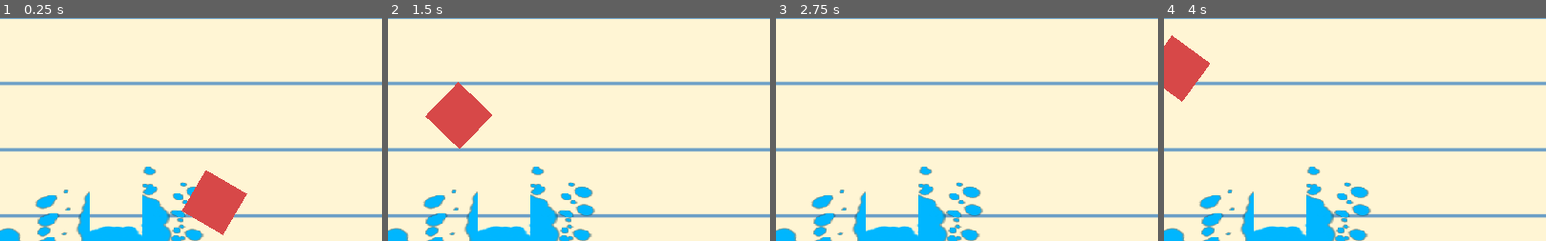
Above: before the commit, frames 1-4 (left to right).
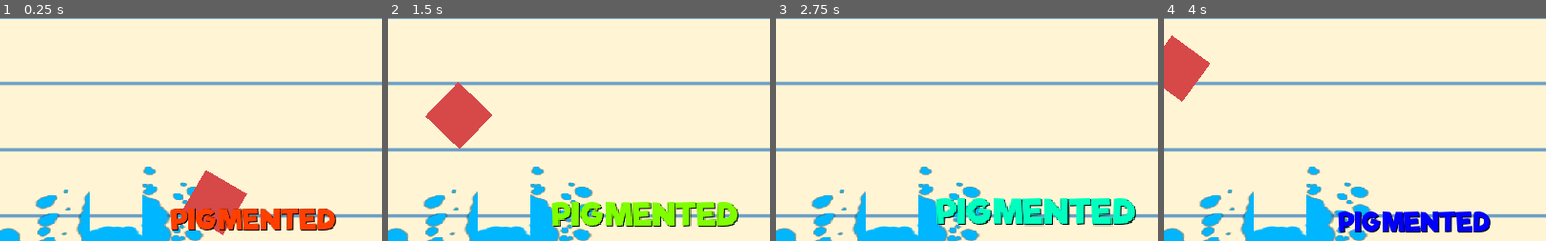
Above: after the commit, the same moments.

Repository: kevinlights/chromatic-fever
Game: Godot game, scene res://Game.tscn
Same seed, same stepped clock (60 frames per second), same inputs: the game is played once before the commit and once after it.
Inputs (mouse positions are % of the whole screen's width and height, from its top left):
- Up to frame 1 (0.25 s): no input
- Up to frame 2 (1.5 s): move the mouse to (72, 45) at 0.52 s; hold Right (ui_right) 0.53-1.28 s; move the mouse to (30, 55) at 1.27 s; hold Down (ui_down) from 1.28 s (still down)
- Up to frame 3 (2.75 s): move the mouse to (60, 28) at 2.02 s; release Down (ui_down) at 2.03 s; hold Right (ui_right) from 2.03 s (still down)
- Up to frame 4 (4 s): move the mouse to (45, 70) at 2.77 s; release Right (ui_right) at 2.78 s; hold Up (ui_up) 2.78-3.53 s; move the mouse to (80, 65) at 3.52 s; hold Left (ui_left) from 3.53 s (still down)
The pictures show only the part of the screen within x 17-67%, y 4-54%; the shares and areas given below are measured in that part.

The runs differ from the first frame. In frame 1, 3.6% of the frame differs, in the area x 44-88%, y 85-96%; in frame 2, 4.6%; in frame 3, 5.3%, in the area x 41-95%, y 80-94%; in frame 4, 3.1%.

Commit message:
Ajout des messages de combo

Diff:
--- /dev/null
+++ b/HUD/ColorMessage.gd
@@ -0,0 +1,54 @@
+extends Label
+
+var sounds_node = null
+
+var hue_timer = 0
+var hue_speed = 60 #degrees per second
+
+var is_scaling_up = true
+var scale_factor = 0.5
+var scale_upper_limit = 1.5
+var scale_lower_limit = 1
+
+func _ready():
+	sounds_node = get_parent().get_parent().get_node("Sounds");
+	hide()
+	show_message("PIGMENTED")
+
+func _process(delta):
+	#Hue
+	hue_timer = fmod(hue_timer + delta * hue_speed, 360)
+	var h = hue_timer / 360 #h,s,v needs to be in range 0-1
+
+	var new_color = Color()
+	new_color.v = 1
+	new_color.s = 1
+	new_color.h = h
+
+	set("custom_colors/font_color", new_color)
+
+	#Scale
+	var scale_value = get_scale().x
+	var position = get_position()
+
+	if is_scaling_up:
+		scale_value = scale_value + scale_factor * delta
+		if scale_value >= scale_upper_limit:
+			is_scaling_up = false
+		position.x -= scale_factor
+		position.y -= scale_factor
+	else:
+		scale_value = scale_value - scale_factor * delta
+		if scale_value <= scale_lower_limit:
+			is_scaling_up = true
+		position.x += scale_factor
+		position.y += scale_factor
+
+	set_scale(Vector2(scale_value,scale_value))
+	set_position(Vector2(position.x,position.y))
+
+func show_message(message):
+	show()
+	sounds_node.get_node(message).play();
+	set_text(message);
+	yield(get_tree().create_timer(3.0), "timeout")
--- a/HUD/HUD.tscn
+++ b/HUD/HUD.tscn
@@ -1,5 +1,45 @@
-[gd_scene format=2]
+[gd_scene load_steps=8 format=2]
+
+[ext_resource path="res://HUD/font/riffic.otf" type="DynamicFontData" id=1]
+[ext_resource path="res://HUD/ColorMessage.gd" type="Script" id=2]
+[ext_resource path="res://Sounds/tainted.wav" type="AudioStream" id=3]
+[ext_resource path="res://Sounds/pigmented.wav" type="AudioStream" id=4]
+[ext_resource path="res://Sounds/colourful.wav" type="AudioStream" id=5]
+[ext_resource path="res://Sounds/chromatic.wav" type="AudioStream" id=6]
+
+[sub_resource type="DynamicFont" id=1]
+size = 35
+font_data = ExtResource( 1 )
 
 [node name="HUD" type="Control"]
 margin_right = 1024.0
 margin_bottom = 600.0
+
+[node name="CenterContainer" type="CenterContainer" parent="."]
+anchor_right = 1.0
+anchor_bottom = 1.0
+
+[node name="ColorMessage" type="Label" parent="CenterContainer"]
+margin_left = 421.0
+margin_top = 281.0
+margin_right = 602.0
+margin_bottom = 319.0
+custom_fonts/font = SubResource( 1 )
+custom_colors/font_color = Color( 0.0588235, 0.176471, 0.627451, 1 )
+custom_colors/font_color_shadow = Color( 0, 0, 0, 1 )
+text = "COLORFUL"
+script = ExtResource( 2 )
+
+[node name="Sounds" type="Node" parent="."]
+
+[node name="TAINTED" type="AudioStreamPlayer" parent="Sounds"]
+stream = ExtResource( 3 )
+
+[node name="PIGMENTED" type="AudioStreamPlayer" parent="Sounds"]
+stream = ExtResource( 4 )
+
+[node name="COLOURFUL" type="AudioStreamPlayer" parent="Sounds"]
+stream = ExtResource( 5 )
+
+[node name="CHROMATIC" type="AudioStreamPlayer" parent="Sounds"]
+stream = ExtResource( 6 )
--- /dev/null
+++ b/HUD/font/font.tres
@@ -0,0 +1,7 @@
+[gd_resource type="DynamicFont" load_steps=2 format=2]
+
+[ext_resource path="res://font/riffic.otf" type="DynamicFontData" id=1]
+
+[resource]
+size = 30
+font_data = ExtResource( 1 )
Binary file added: HUD/font/riffic.otf
Not shown, added: Sounds/chromatic.wav.import
Not shown, added: Sounds/colourful.wav.import
Not shown, added: Sounds/pigmented.wav.import
Not shown, added: Sounds/tainted.wav.import
Not shown, added: Sounds/chromatic.wav
Not shown, added: Sounds/colourful.wav
Not shown, added: Sounds/pigmented.wav
Not shown, added: Sounds/tainted.wav
